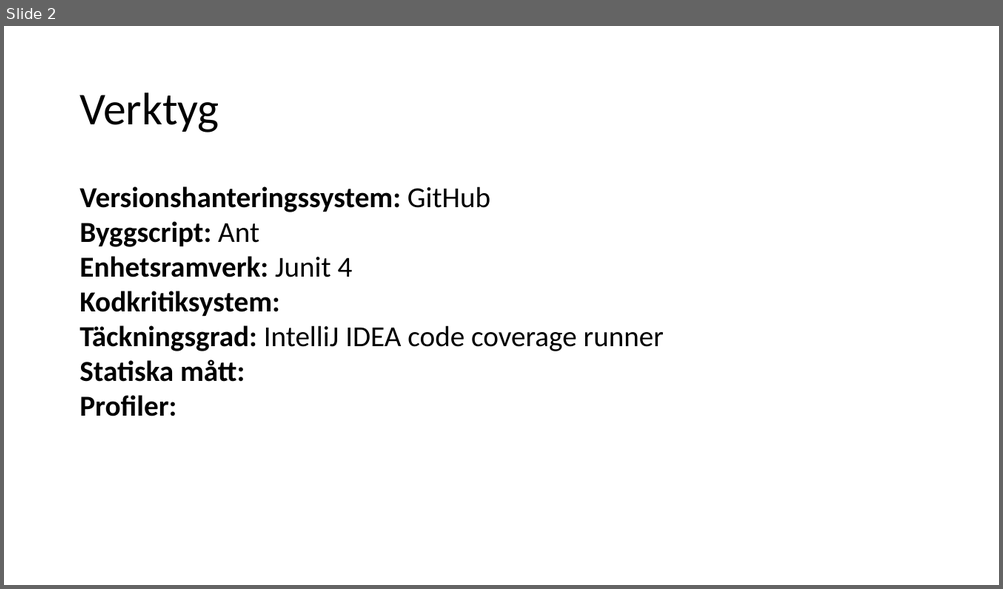
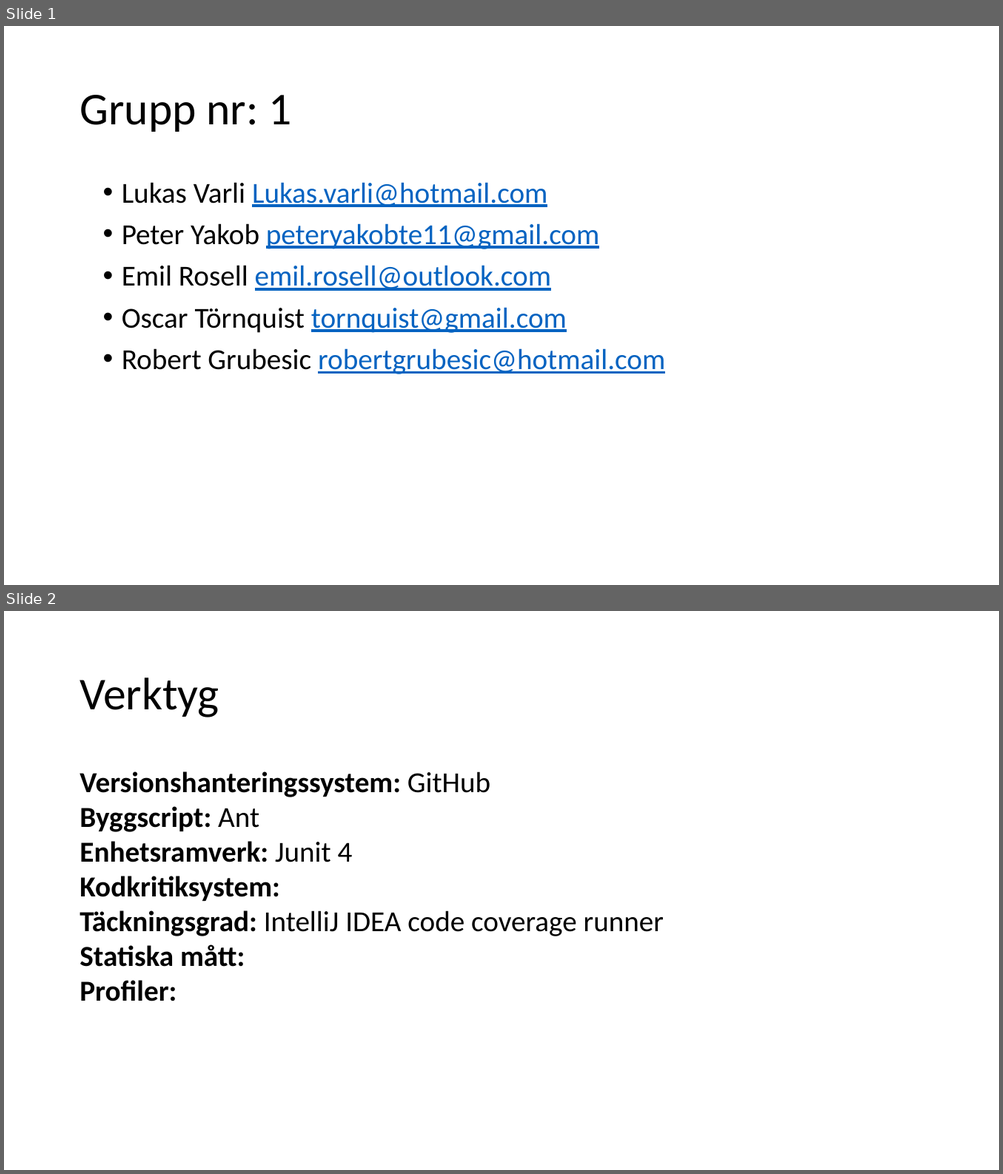
Before and after one commit to fyrtio2/projektINTE, a slide deck: 01 Dokumentation/slutredovisning.pptx. Shown one above the other, each under a label of ours: slide 2 before the commit, slides 1 and 2 after it. The pictures are 1003x589 and 1003x1174 pixels, drawn with LibreOffice and Linux fonts; fonts in the diff are those of the drawing. Boxes give left, top, right and bottom in pixels: in the first picture for what was removed or moved away, otherwise in the second. Text is boxed around its words. In the diff, an @@ line names an element or a change of style, - is before the commit and + after.

```diff
--- a/01 Dokumentation/slutredovisning.pptx
+++ b/01 Dokumentation/slutredovisning.pptx
@@ slide 1 added at <box>4,26,999,585</box>, background #FFFFFF @@
@@ title added at <box>79,95,292,132</box>, 44 pt, text #000000 @@
+Grupp nr: 1
@@ text added at <box>122,182,665,375</box>, 28 pt, text #0563C1, underline @@
+• Lukas Varli Lukas.varli@hotmail.com
+• Peter Yakob peteryakobte11@gmail.com
+• Emil Rosell emil.rosell@outlook.com
+• Oscar Törnquist tornquist@gmail.com
+• Robert Grubesic robertgrubesic@hotmail.com
```
Also in this commit, not shown: 1 slide removed, 2 other files.
